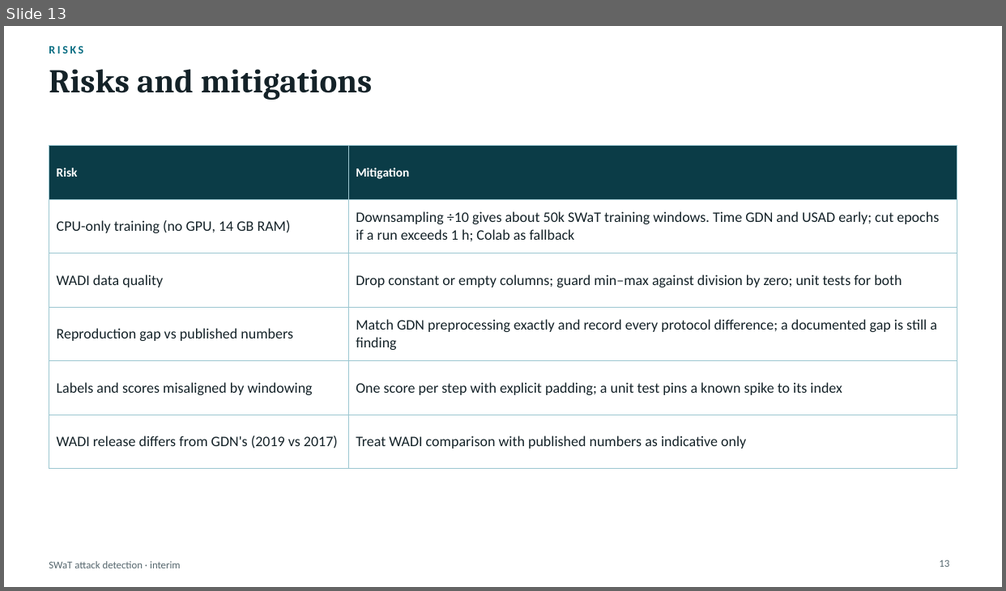
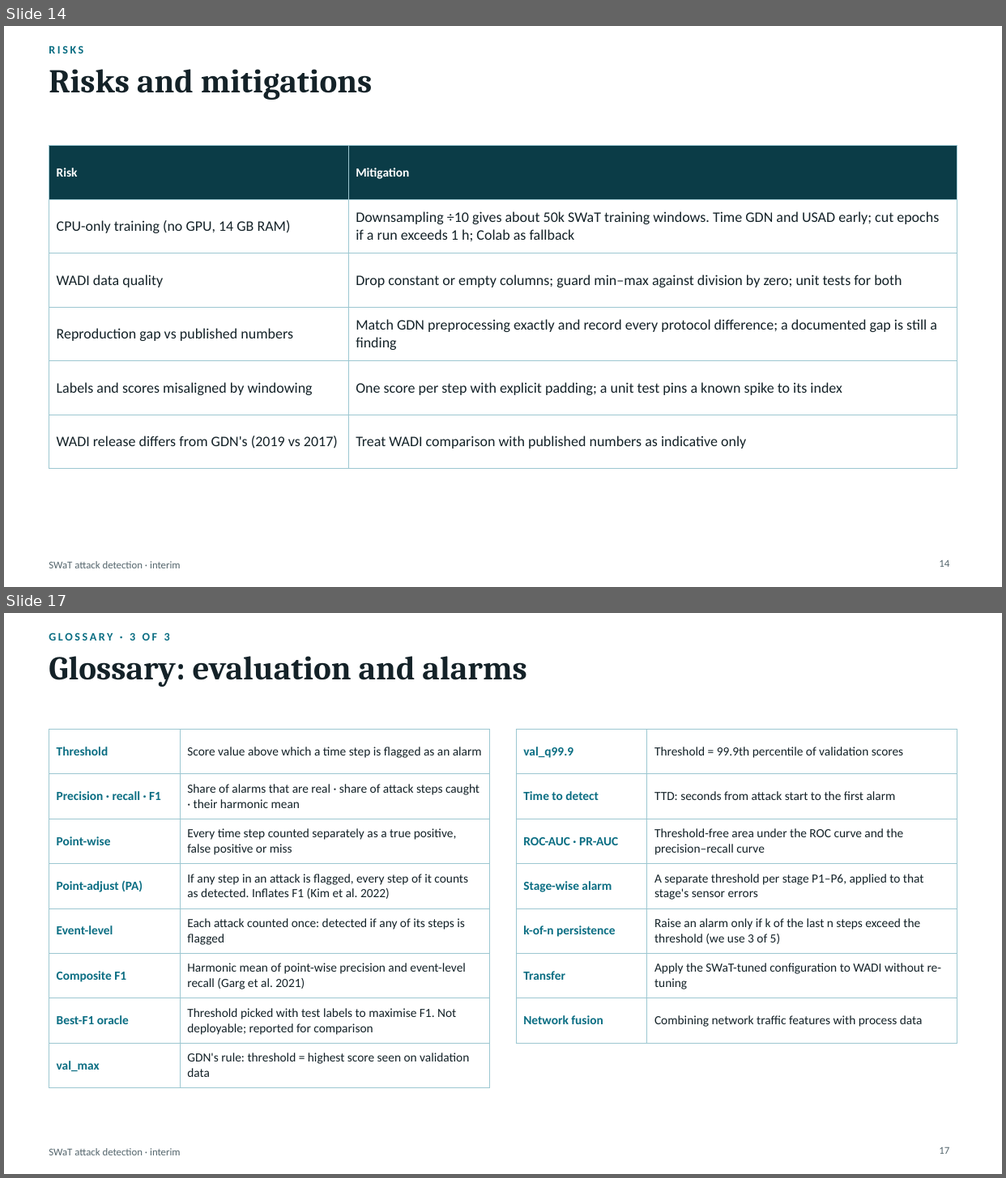
Before and after one commit to Owly-dabs/netsec-proj, a slide deck: presentation/interim.pptx. Shown one above the other, each under a label of ours: slide 13 before the commit, slides 14 and 17 after it; the slides between them are not shown. The pictures are 1006x591 and 1006x1178 pixels, drawn with LibreOffice and Linux fonts; fonts in the diff are those of the drawing. Boxes give left, top, right and bottom in pixels: in the first picture for what was removed or moved away, otherwise in the second. Text is boxed around its words. In the diff, an @@ line names an element or a change of style, - is before the commit and + after.

Commit message:
add GDN justification, beef stretch goals, add glossary

```diff
--- a/presentation/interim.pptx
+++ b/presentation/interim.pptx
@@ slide 17 added at bbox=[4, 613, 1002, 1174], background #FFFFFF; not listed: 1 template element that a slide beside it also shows @@
@@ text added at bbox=[49, 632, 170, 641], 11 pt, text #0B6E83, bold @@
+GLOSSARY · 3 OF 3
@@ title added at bbox=[49, 656, 526, 687], 32 pt, text #142228, bold @@
+Glossary: evaluation and alarms
@@ table added at bbox=[49, 729, 490, 1080], 8 rows, 2 columns @@
+Threshold | Score value above which a time step is flagged as an alarm
+Precision · recall · F1 | Share of alarms that are real · share of attack steps caught · their harmonic mean
+Point-wise | Every time step counted separately as a true positive, false positive or miss
+Point-adjust (PA) | If any step in an attack is flagged, every step of it counts as detected. Inflates F1 (Kim et al. 2022)
+Event-level | Each attack counted once: detected if any of its steps is flagged
+Composite F1 | Harmonic mean of point-wise precision and event-level recall (Garg et al. 2021)
+Best-F1 oracle | Threshold picked with test labels to maximise F1. Not deployable; reported for comparison
+val_max | GDN's rule: threshold = highest score seen on validation data
@@ table added at bbox=[516, 729, 957, 1030], 7 rows, 2 columns @@
+val_q99.9 | Threshold = 99.9th percentile of validation scores
+Time to detect | TTD: seconds from attack start to the first alarm
+ROC-AUC · PR-AUC | Threshold-free area under the ROC curve and the precision–recall curve
+Stage-wise alarm | A separate threshold per stage P1–P6, applied to that stage's sensor errors
+k-of-n persistence | Raise an alarm only if k of the last n steps exceed the threshold (we use 3 of 5)
+Transfer | Apply the SWaT-tuned configuration to WADI without re-tuning
+Network fusion | Combining network traffic features with process data
@@ page number added at bbox=[939, 1148, 949, 1154], 10 pt, text #56676E @@
+17
@@ what was slide 13 is now slide 14 @@
@@ page number at bbox=[939, 561, 949, 567]: text changed @@
-13
+14
```
Also in this commit, not shown: 4 other slides added, 1 slide removed, 2 other files.
